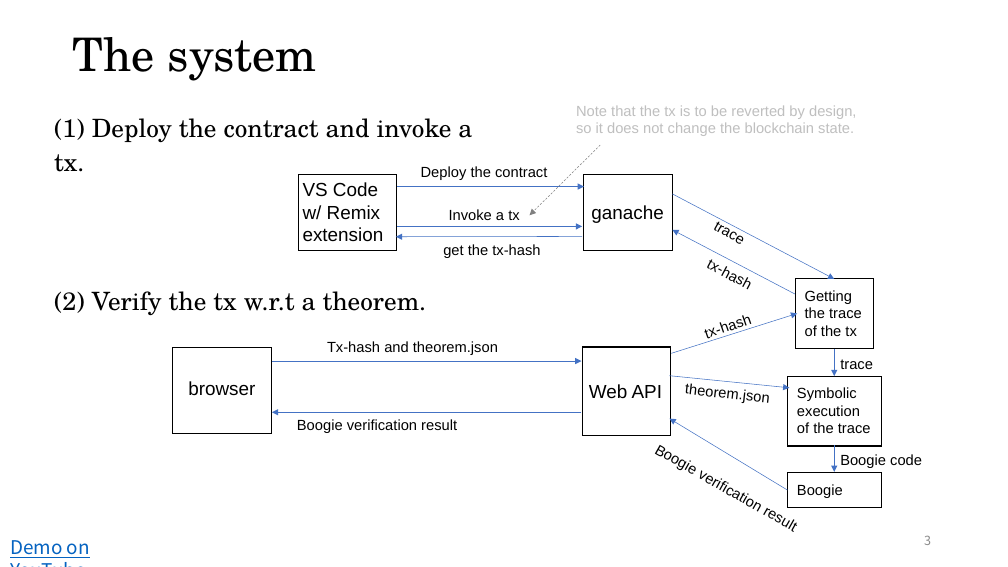
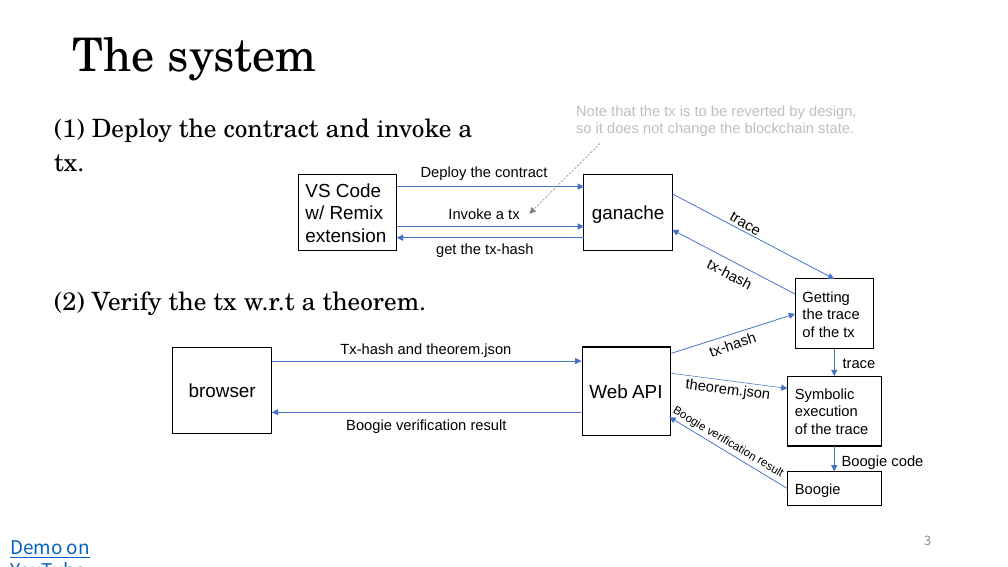
Before and after one commit to TCT-web3/demo, a slide deck: slide 3 of trace-symexec/PPTs/demo-1.pptx. Drawn at 1008x567 pixels with LibreOffice and Linux fonts; fonts in the diff are those of the drawing. Boxes give left, top, right and bottom in pixels: in the first picture for what was removed or moved away, otherwise in the second. Text is boxed around its words. In the diff, an @@ line names an element or a change of style, - is before the commit and + after.

Commit message:
fixed formatting issues

```diff
--- a/trace-symexec/PPTs/demo-1.pptx
+++ b/trace-symexec/PPTs/demo-1.pptx
@@ text removed at [303, 182, 384, 242] @@
-VS Code
-w/ Remix
-extension
@@ text in rectangle at [305, 183, 386, 243]: text added @@
+VS Code
+w/ Remix
+extension
@@ arrow (397, 187) - (584, 187): stroke #4472C4 0.5 pt to #4472C4 0.75 pt @@
@@ text removed at [591, 205, 663, 223] @@
-ganache
@@ text in rectangle at [592, 205, 664, 223]: text added @@
+ganache
@@ arrow (672, 194) - (835, 279): stroke #4472C4 0.5 pt to #4472C4 0.75 pt @@
@@ arrow (397, 227) - (584, 227): stroke #4472C4 0.5 pt to #4472C4 0.75 pt @@
@@ arrow (584, 237) - (397, 237): stroke #4472C4 0.5 pt to #4472C4 0.75 pt @@
@@ text "get the tx-hash": place and size @@
-text "get the tx-hash" at [443, 244, 540, 258]
+text "get the tx-hash" at [436, 243, 533, 257]
@@ arrow (796, 294) - (672, 230): stroke #4472C4 0.5 pt to #4472C4 0.75 pt @@
@@ text "Tx-hash and theorem.json" rewrapped from [327, 341, 753, 403] to [213, 293, 511, 357] @@
@@ text in rectangle at [802, 291, 854, 337]: text added @@
+Getting the trace of the tx
@@ text removed at [805, 290, 856, 336] @@
-Getting the trace of the tx
@@ text "tx-hash" rewrapped from [706, 259, 720, 272] to [340, 343, 393, 354] @@
@@ arrow (671, 353) - (796, 314): stroke #4472C4 0.5 pt to #4472C4 0.75 pt @@
@@ text removed at [188, 381, 255, 396] @@
-browser
@@ text in rectangle at [189, 383, 256, 398]: text added @@
+browser
@@ text "Web API" at [589, 384, 662, 399]: alignment left to centre @@
@@ text "theorem.json" rewrapped from [413, 341, 498, 355] to [685, 377, 770, 399] @@
@@ text in rectangle at [795, 388, 869, 434]: text added @@
+Symbolic execution of the trace
@@ text removed at [797, 387, 871, 433] @@
-Symbolic execution of the trace
@@ text "Boogie verification result": place and size @@
-text "Boogie verification result" at [297, 419, 457, 433]
+text "Boogie verification result" at [346, 419, 507, 433]
@@ text "Boogie verification result": place and size @@
-text "Boogie verification result" at [644, 434, 811, 543]
+text "Boogie verification result" at [663, 396, 796, 488]
@@ text "Boogie verification result" at [663, 396, 796, 488]: size 14 to 11 pt; rotation 29 to 30 degrees @@
@@ arrow (788, 488) - (670, 417): stroke #4472C4 0.5 pt to #4472C4 0.75 pt @@
@@ text in rectangle at [795, 483, 841, 497]: text added @@
+Boogie
@@ text removed at [797, 484, 843, 498] @@
-Boogie
```
Also in this commit, not shown: 3 other slides changed.
